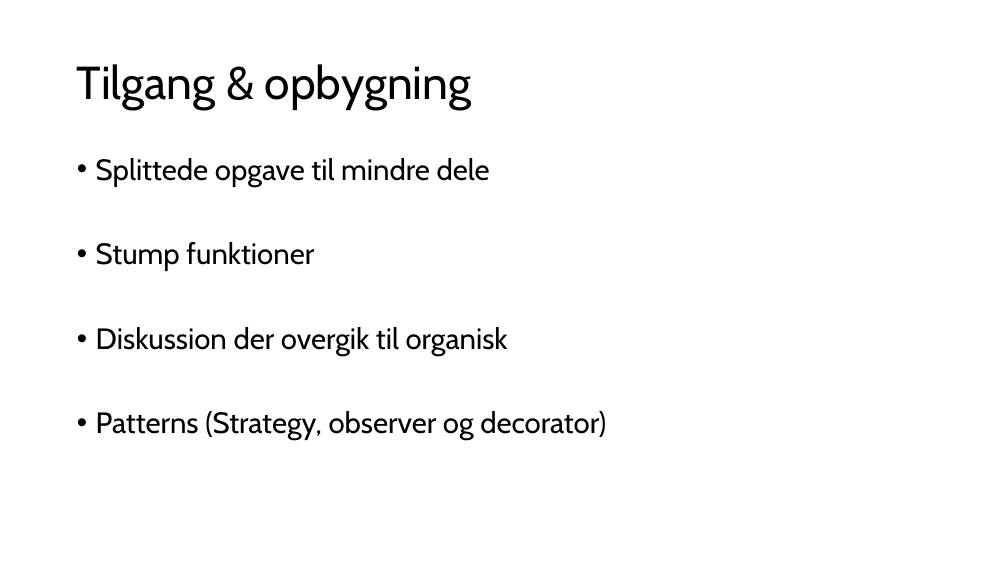
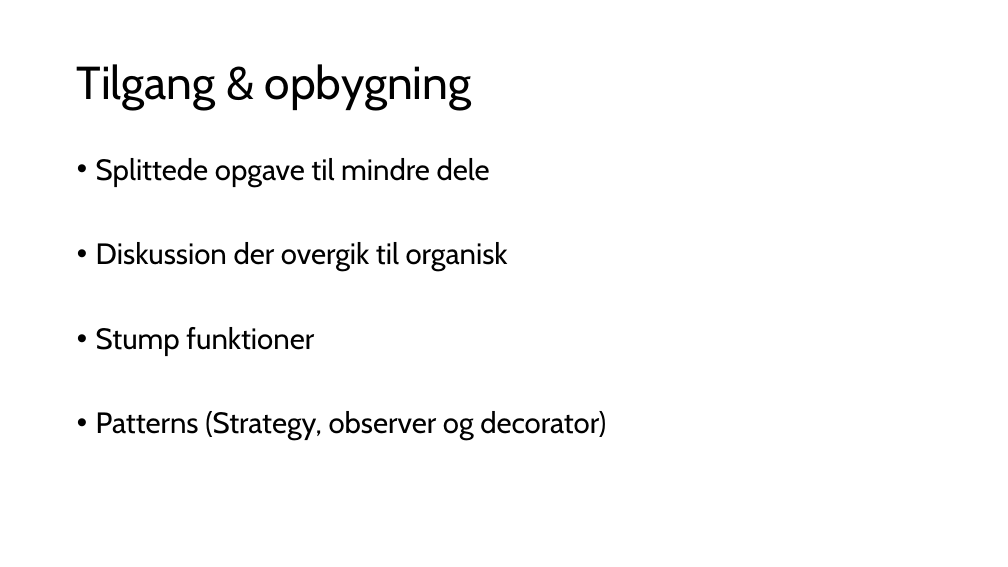
Before and after one commit to JaksSpecialisterne/CaseOpgave1, a slide deck: slide 3 of Caseopgave1.pptx. Drawn at 1008x567 pixels with LibreOffice and Linux fonts; fonts in the diff are those of the drawing. Boxes give left, top, right and bottom in pixels: in the first picture for what was removed or moved away, otherwise in the second. Text is boxed around its words. In the diff, an @@ line names an element or a change of style, - is before the commit and + after.

```diff
--- a/Caseopgave1.pptx
+++ b/Caseopgave1.pptx
@@ text at (96, 242, 508, 271): paragraph added @@
+• Diskussion der overgik til organisk
@@ text at (96, 327, 508, 356): paragraph removed @@
-• Diskussion der overgik til organisk
```
Also in this commit, not shown: 2 slides added, 2 other files.
